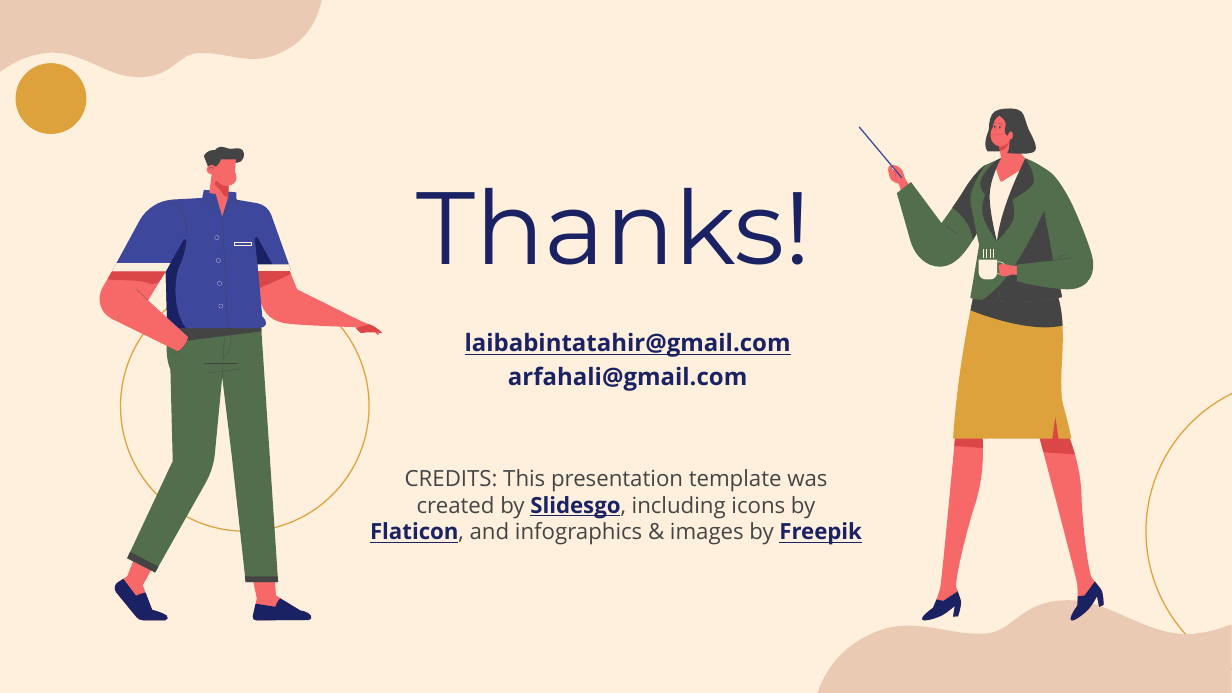
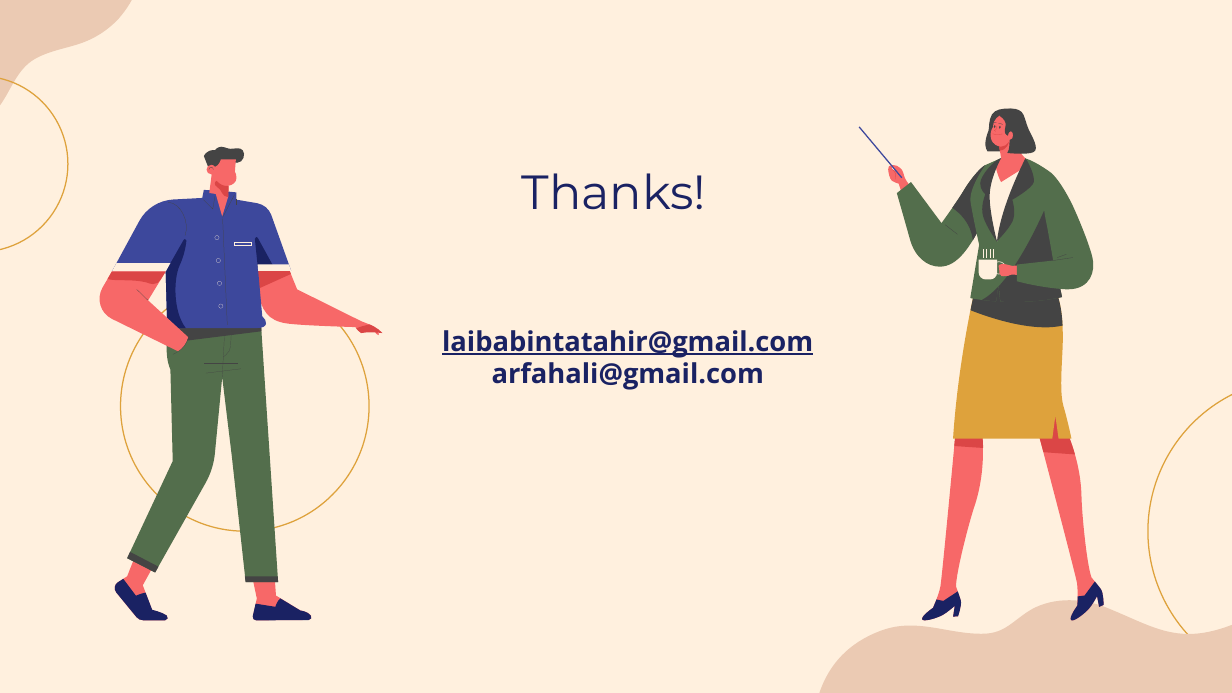
Before and after one commit to laibabintatahir/SRS-HMS, a slide deck: slide 29 of SRS.pptx (slide 53 before the commit). Drawn at 1232x693 pixels with LibreOffice and Linux fonts; fonts in the diff are those of the drawing. Boxes give left, top, right and bottom in pixels: in the first picture for what was removed or moved away, otherwise in the second. Text is boxed around its words. In the diff, an @@ line names an element or a change of style, - is before the commit and + after.

```diff
--- a/SRS.pptx
+++ b/SRS.pptx
@@ freeform shape at [0,0,166,175]: rotation 0 to 120 degrees; outline redrawn @@
@@ ellipse added at [0,76,68,253], outline #DEA23C 0.75 pt @@
@@ freeform shape removed at [15,63,86,134] @@
@@ title "Thanks!" at [522,173,706,210]: size 60 to 28 pt @@
@@ subtitle "laibabintatahir@gmail.com" at [442,330,813,390]: size 14 to 16 pt; line spacing 1.15 to 1 @@
@@ text removed at [370,469,862,545] @@
-CREDITS: This presentation template was created by Slidesgo, including icons by Flaticon, and infographics & images by Freepik
@@ freeform shape at [819,600,1232,692]: outline redrawn @@
```
Also in this commit, not shown: 14 other slides changed, 9 slides removed.
